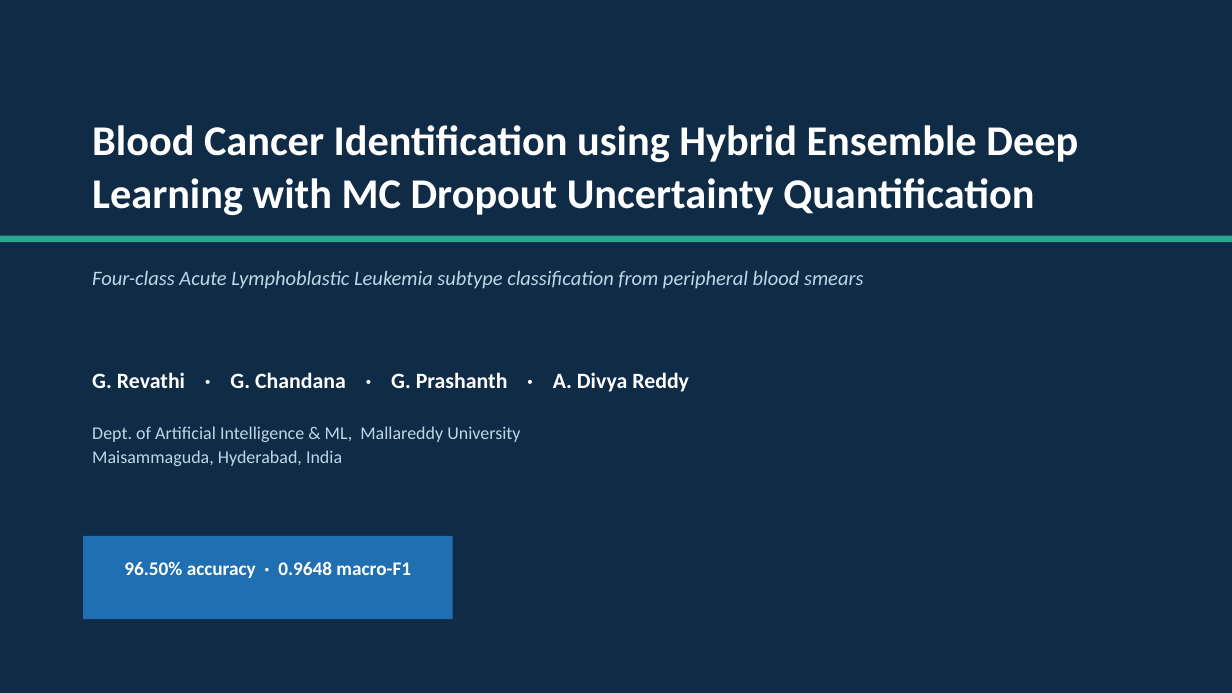
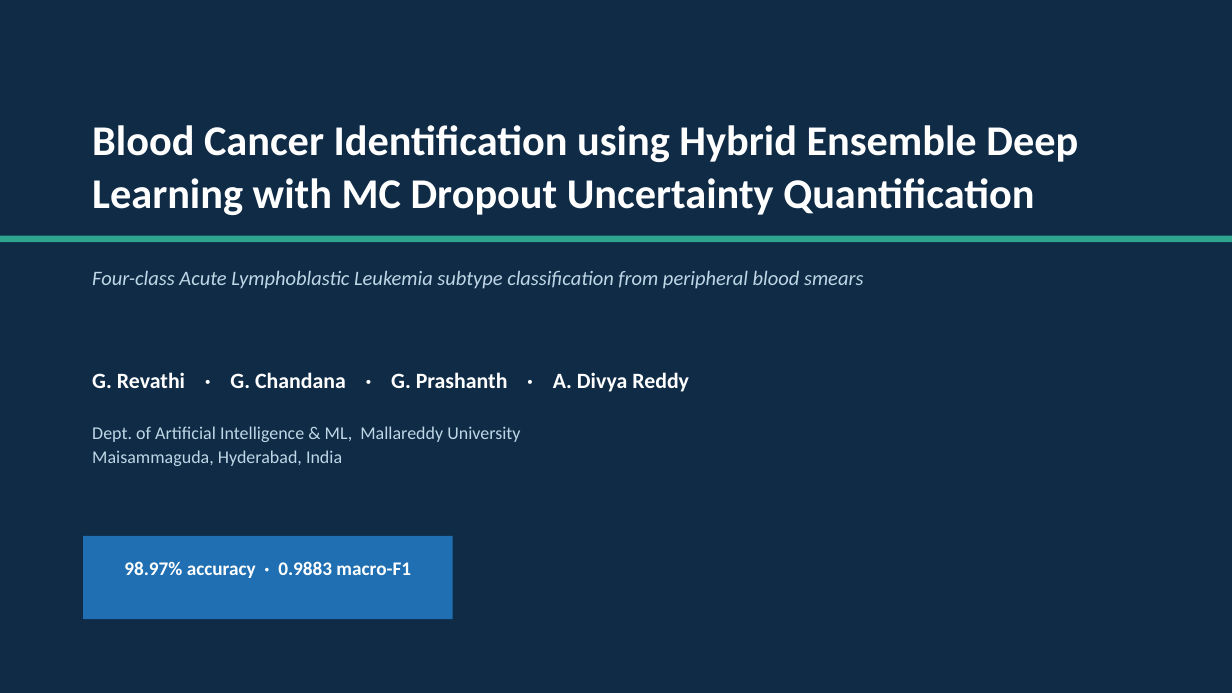
Before and after one commit to vvvvvivekkk/blood-cancer-detection, a slide deck: slide 1 of docs/presentation.pptx. Drawn at 1232x693 pixels with LibreOffice and Linux fonts; fonts in the diff are those of the drawing. Boxes give left, top, right and bottom in pixels: in the first picture for what was removed or moved away, otherwise in the second. Text is boxed around its words. In the diff, an @@ line names an element or a change of style, - is before the commit and + after.

```diff
--- a/docs/presentation.pptx
+++ b/docs/presentation.pptx
@@ text at box(124, 561, 411, 578): text changed @@
-96.50% accuracy · 0.9648 macro-F1
+98.97% accuracy · 0.9883 macro-F1
```
Also in this commit, not shown: 4 other slides changed, 9 other files.
